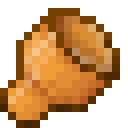
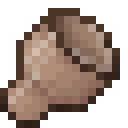
Comparing the layer stacks of the two 128x128 images. Changes:
pixels changed over [0, 8, 120, 128] (layer not identified)
